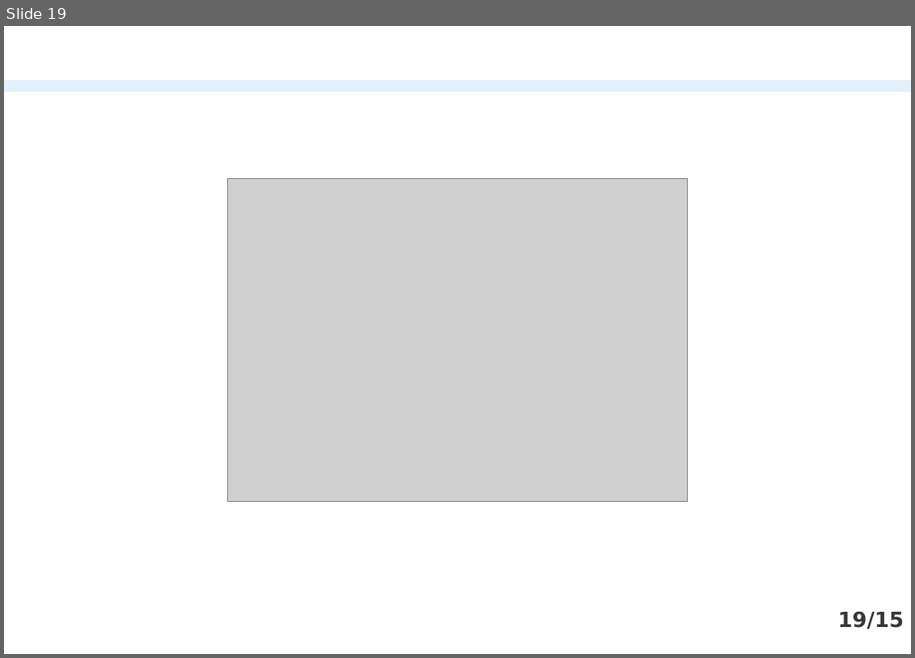
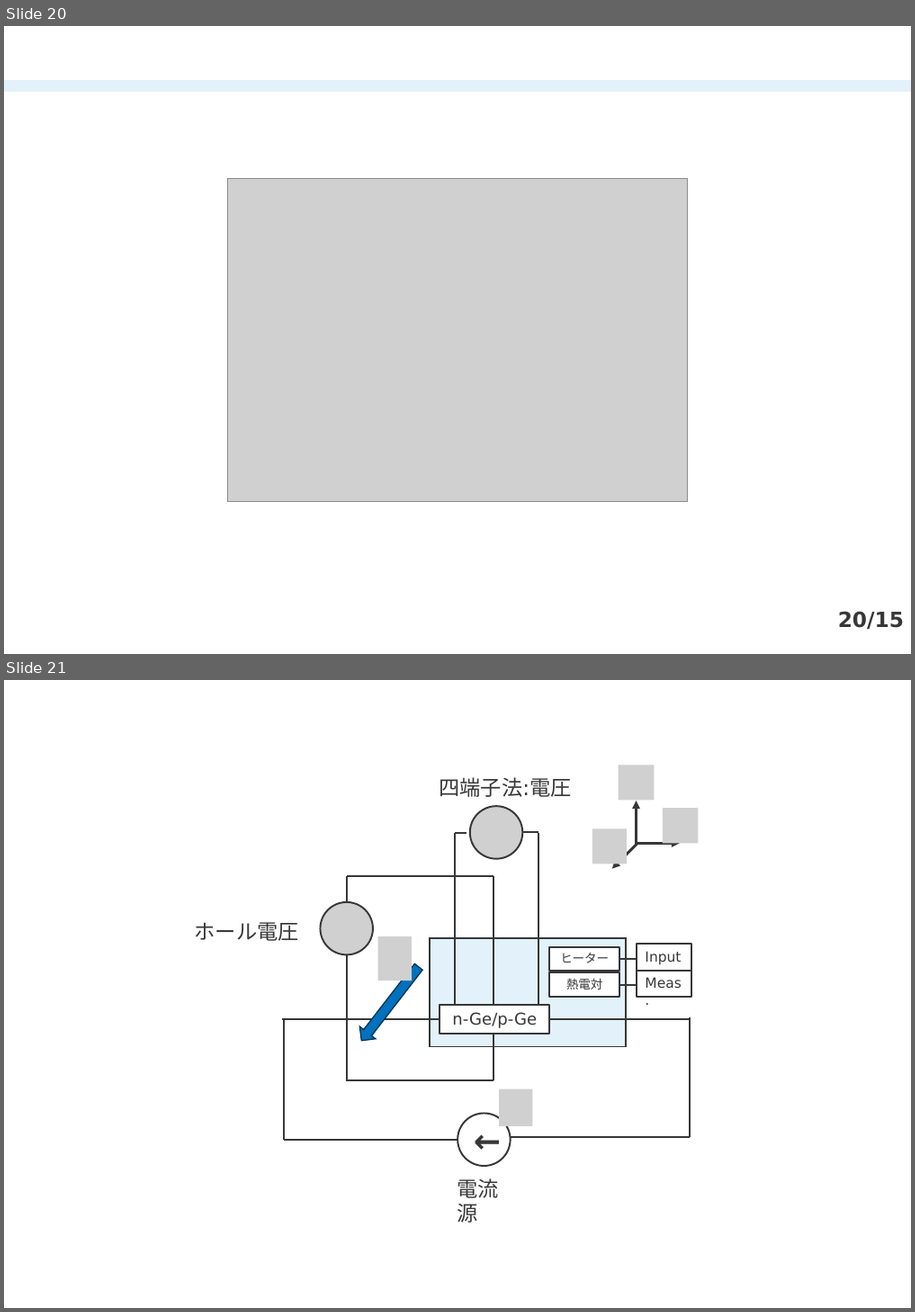
Before and after one commit to xiang-gong3944/----, a slide deck: 2024_06_28_半導体/1522068_半導体.pptx. Shown one above the other, each under a label of ours: slide 19 before the commit, slides 20 and 21 after it. The pictures are 915x658 and 915x1312 pixels, drawn with LibreOffice and Linux fonts; fonts in the diff are those of the drawing; grey boxes stand for pictures. Boxes give left, top, right and bottom in pixels: in the first picture for what was removed or moved away, otherwise in the second. Text is boxed around its words. In the diff, an @@ line names an element or a change of style, - is before the commit and + after.

```diff
--- a/2024_06_28_半導体/1522068_半導体.pptx
+++ b/2024_06_28_半導体/1522068_半導体.pptx
@@ slide 21 added at box(4, 680, 911, 1308), background #FFFFFF @@
@@ group added at box(195, 765, 699, 1223): 18 lines, 7 pictures, 6 rectangles, 3 texts, 3 arrows, 1 ellipse, 1 right arrow @@
+ホール電圧
+n-Ge/p-Ge
+←
+ヒーター
+熱電対
+Input
+Meas.
+四端子法:電圧
+電流源
@@ what was slide 19 is now slide 20 @@
@@ page number at box(838, 611, 904, 629): text changed @@
-19/15
+20/15
```
Also in this commit, not shown: 1 slide changed, 1 other slide added, 6 other files.
